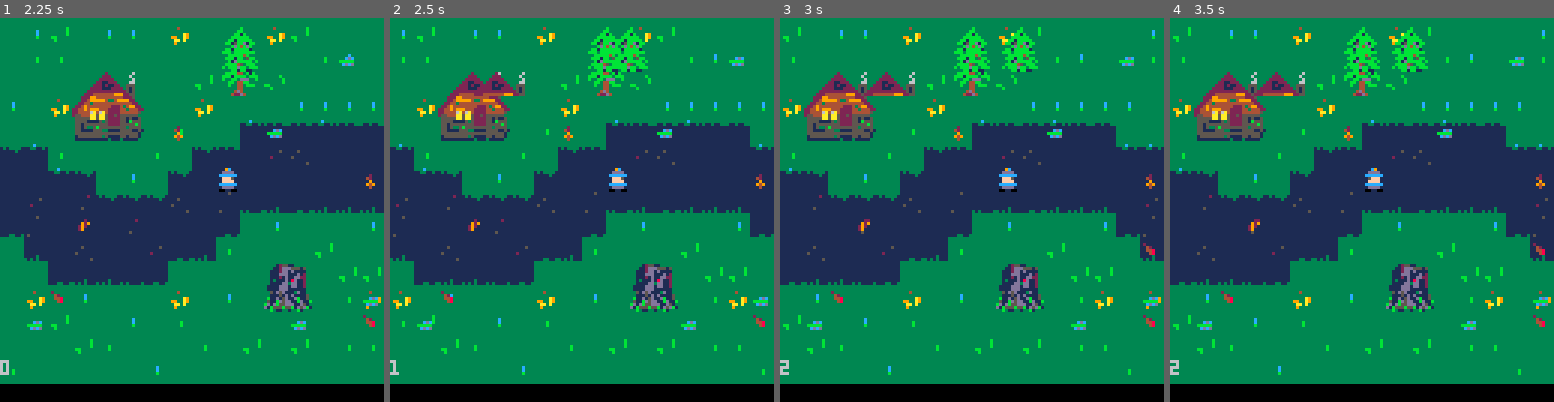
Above: before the commit, frames 1-4 (left to right).
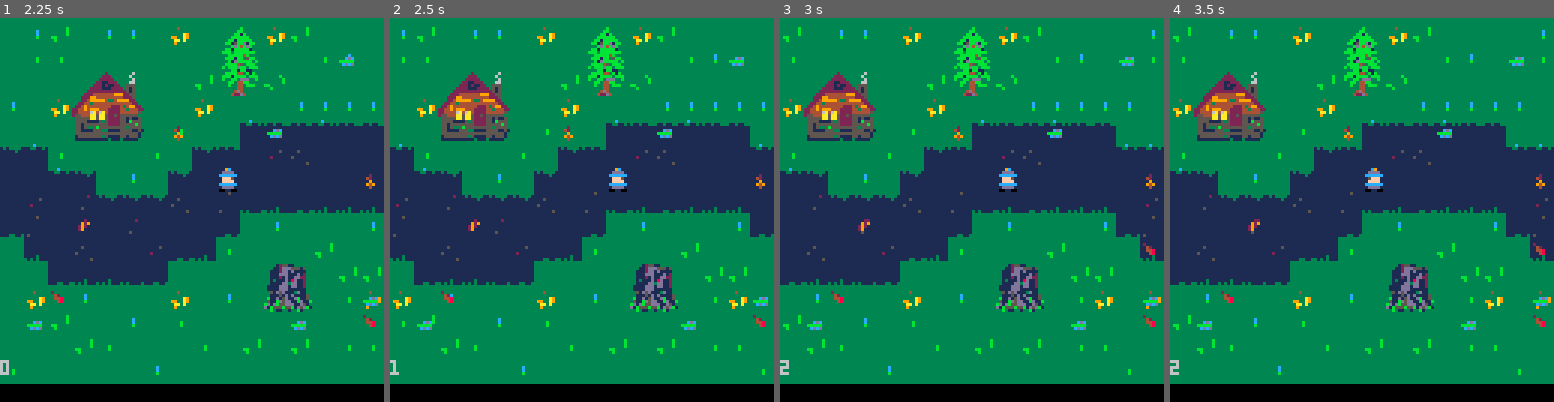
Above: after the commit, the same moments.

Repository: schoblaska/pico-8
Game: PICO-8 cartridge src/kaido.p8
The game is run twice, just before and just after one commit, with the same random seed, the same clock (stepped at 60 frames per second) and the same inputs.
Inputs:
- Up to frame 1 (2.25 s): hold Right 1.6-2.1 s; hold Up from 2.15 s (still down)
- Up to frame 2 (2.5 s): release Up at 2.42 s; hold Right from 2.47 s (still down)
- Up to frame 3 (3 s): keep holding Right
- Up to frame 4 (3.5 s): release Right at 3.03 s; hold Left from 3.08 s (still down)

Frame 1 is identical in both runs. In frame 2, 1.0% of the frame differs, in the area x 21-68%, y 2-21%; in frame 3, 1.1%; in frame 4, 1.1%.

Commit message:
fix overhang sprites

Diff:
--- a/src/kaido.p8
+++ b/src/kaido.p8
@@ -149,7 +149,7 @@
 
   for y = 0, 15 do
     for x = 0, 15 do
-      local sprite = modmget(x, y)
+      local sprite = modmget(cam_offset + x, y)
 
       if player.x - cam_offset == x and player.y == y then
         palt(0, false)
